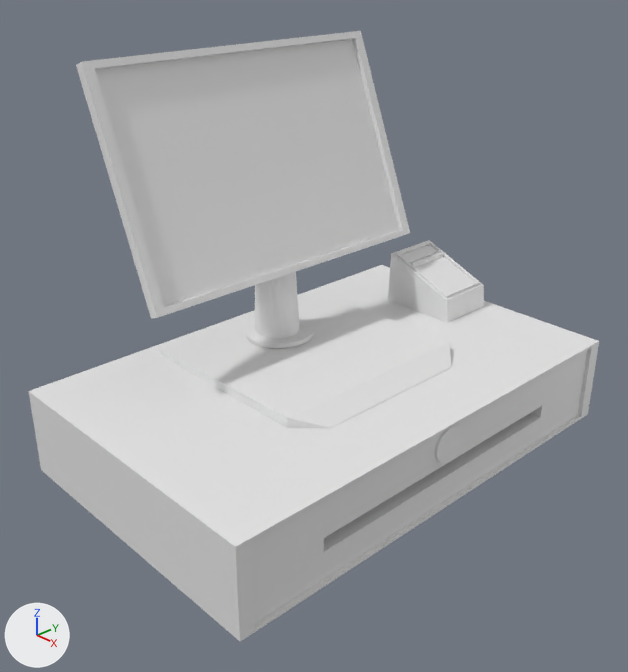
One commit to the Blender file Blend/Cashier/Cashier.blend: the scene before it, then after it.
One viewpoint serves both versions: a 50 mm lens placed at (0.621, -0.609, 0.499), pointed at (0.01, -0.034, 0.1). Every picture has the same lights, and +X, +Y and +Z are marked at lower left.
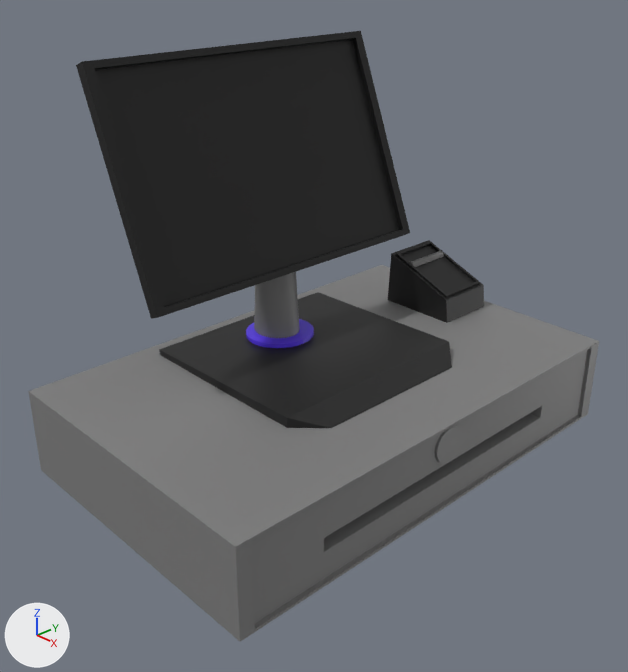
Edits to the scene script, one JSON object a line:
```json
{"op": "add", "block": "mat_material_002", "code": ["mat_material_002 = principled_material('Material.002')", "mat_material_002.base_color = (0.0976, 0.0382, 0.799)  # blue #5837e7"]}
{"op": "add", "block": "mat_material_007", "code": ["mat_material_007 = principled_material('Material.007')", "mat_material_007.base_color = (0.175, 0.175, 0.175)  # grey #747474"]}
{"op": "add", "block": "mat_material", "code": ["mat_material = principled_material('Material')", "mat_material.base_color = (0.00439, 0.00439, 0.00439)  # black #0e0e0e"]}
{"op": "add", "block": "mat_material_004", "code": ["mat_material_004 = principled_material('Material.004')", "mat_material_004.base_color = (0.0116, 0.0116, 0.0116)  # black #1c1c1c"]}
{"op": "add", "block": "mat_material_005", "code": ["mat_material_005 = principled_material('Material.005')", "mat_material_005.base_color = (0.00598, 0.00598, 0.00598)  # black #121212"]}
{"op": "add", "block": "mat_material_001", "code": ["mat_material_001 = principled_material('Material.001')", "mat_material_001.base_color = (0.212, 0.212, 0.212)  # grey #7f7f7f"]}
{"block": "me_cube", "where": "me_cube.from_pydata(...)  # 12 vertices, 10 faces; spans x -0.125..0.125, y -0.125..0.125, z -0.125..0.282"}
{"op": "add", "block": "me_cube", "code": "me_cube.materials.append(mat_material_004)  # black #1c1c1c"}
{"block": "me_cylinder_004", "where": "me_cylinder_004.from_pydata(...)  # 64 vertices, 34 faces; spans x -0.005..0.005, y -0.005..0.005, z -0.0025..0.00338"}
{"op": "add", "block": "me_cylinder_004", "code": "me_cylinder_004.materials.append(mat_material_007)  # grey #747474"}
{"block": "me_cube_002", "where": "me_cube_002.from_pydata(...)  # 16 vertices, 14 faces; spans x -0.125..0.125, y -0.125..0.125, z -0.125..0.125"}
{"op": "add", "block": "me_cube_002", "code": "me_cube_002.materials.append(mat_material)  # black #0e0e0e"}
{"block": "me_cylinder_006", "where": "me_cylinder_006.from_pydata(...)  # 64 vertices, 34 faces; spans x -0.005..0.005, y -0.005..0.005, z -0.0025..0.0025"}
{"op": "add", "block": "me_cylinder_006", "code": "me_cylinder_006.materials.append(mat_material_002)  # blue #5837e7"}
{"block": "me_cube_003", "where": "me_cube_003.from_pydata(...)  # 24 vertices, 22 faces; spans x -0.025..0.025, y -0.025..0.025, z -0.025..0.0443"}
{"op": "add", "block": "me_cube_003", "code": "me_cube_003.materials.append(mat_material_005)  # black #121212"}
{"block": "me_cube_001", "where": "me_cube_001.from_pydata(...)  # 220 vertices, 188 faces; spans x -0.275..0.275, y -0.275..0.275, z -0.275..0.275"}
{"op": "add", "block": "me_cube_001", "code": "me_cube_001.materials.append(mat_material_001)  # grey #7f7f7f"}
```

Changed parts and their boxes (x1, y1, x2, y2) in the pictures (628 x 672 px):
```json
{"object": "Cube", "change": "recoloured", "before": [28, 265, 599, 641], "after": [28, 265, 599, 641], "on screen": "white to grey"}
{"object": "Cube.002", "change": "recoloured", "before": [76, 31, 410, 319], "after": [76, 31, 410, 319], "on screen": "grey to black"}
{"object": "Cube.001", "change": "recoloured", "before": [159, 292, 452, 428], "after": [159, 292, 452, 428], "on screen": "white to black"}
{"object": "Cube.003", "change": "recoloured", "before": [388, 240, 484, 323], "after": [388, 240, 484, 323], "on screen": "white to black"}
{"object": "Cylinder.004", "change": "recoloured", "before": [254, 272, 300, 338], "after": [254, 272, 300, 338]}
{"object": "Cylinder.006", "change": "recoloured", "before": [246, 319, 314, 348], "after": [246, 319, 314, 348], "on screen": "grey to blue"}
```
